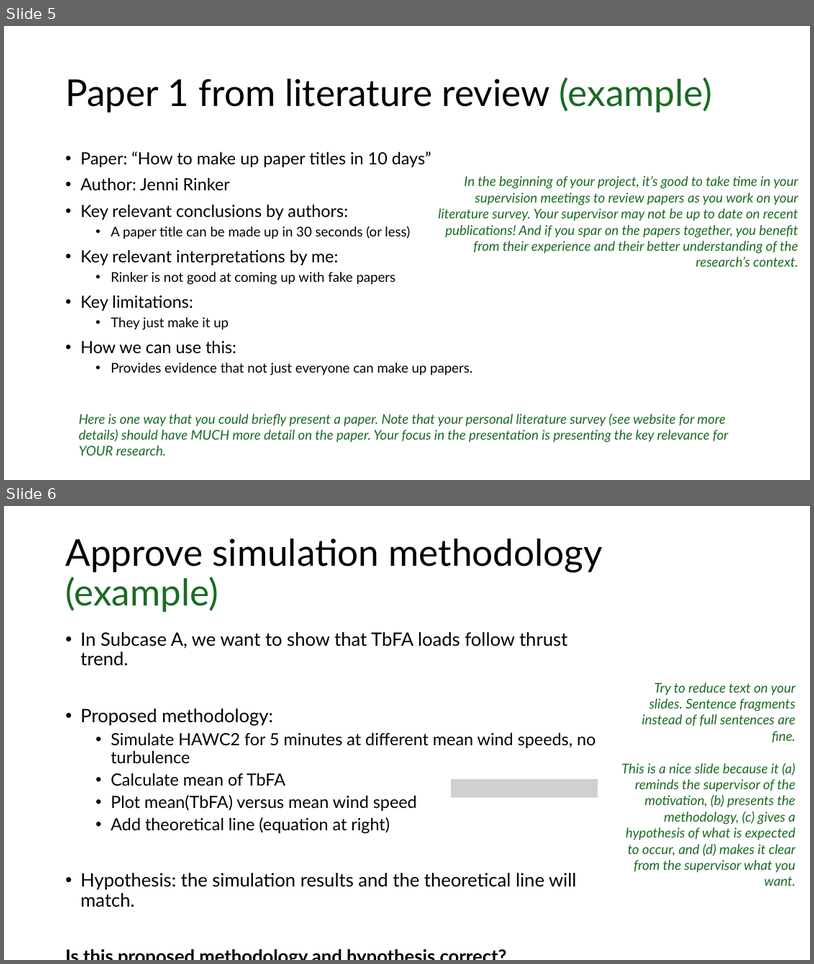
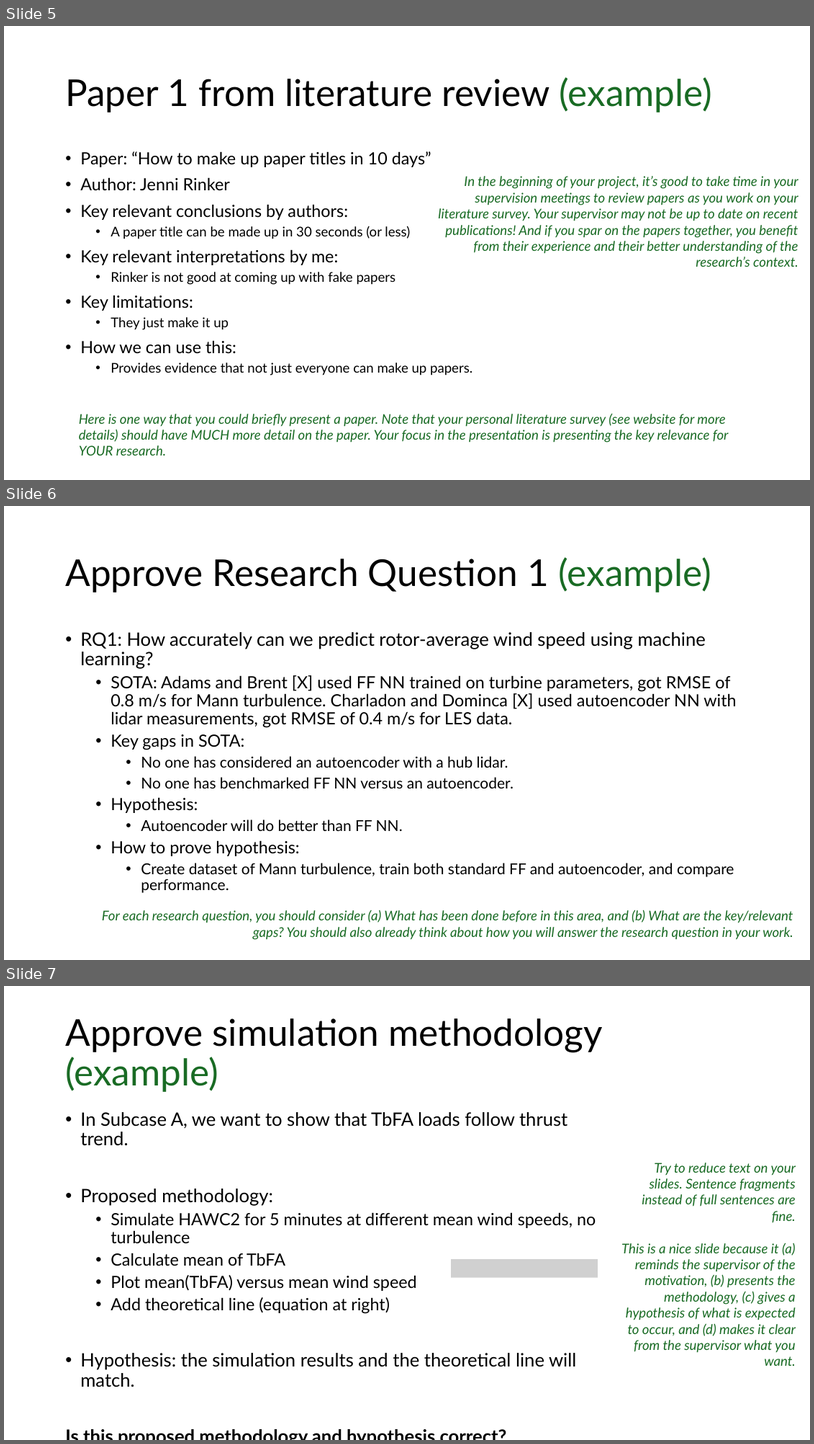
Before and after one commit to jennirinker/projects-with-jenni, a slide deck: docs/source/_static/YYYY.MM.DD_NAME_weekly.pptx. Shown one above the other, each under a label of ours: slides 5 and 6 before the commit, slides 5, 6 and 7 after it. The pictures are 814x964 and 814x1444 pixels, drawn with LibreOffice and Linux fonts; fonts in the diff are those of the drawing; grey boxes stand for pictures. Boxes give left, top, right and bottom in pixels: in the first picture for what was removed or moved away, otherwise in the second. Text is boxed around its words. In the diff, an @@ line names an element or a change of style, - is before the commit and + after.

```diff
--- a/docs/source/_static/YYYY.MM.DD_NAME_weekly.pptx
+++ b/docs/source/_static/YYYY.MM.DD_NAME_weekly.pptx
@@ slide 6 added at (4,506,810,960), background #FFFFFF @@
@@ title added at (65,557,712,592), 44 pt, text #000000 @@
+Approve Research Question 1 (example)
@@ text added at (80,632,736,893), 20 pt, text #000000 @@
+• RQ1: How accurately can we predict rotor-average wind speed using machine learning?
+  • SOTA: Adams and Brent [X] used FF NN trained on turbine parameters, got RMSE of 0.8 m/s for Mann turbulence. Charladon and Dominca [X] used autoencoder NN with lidar measurements, got RMSE of 0.4 m/s for LES data.
+  • Key gaps in SOTA:
+    • No one has considered an autoencoder with a hub lidar.
+    • No one has benchmarked FF NN versus an autoencoder.
+  • Hypothesis:
+    • Autoencoder will do better than FF NN.
+  • How to prove hypothesis:
+    • Create dataset of Mann turbulence, train both standard FF and autoencoder, and compare performance.
@@ text added at (102,909,794,939), 16 pt, text #196B24, italic @@
+For each research question, you should consider (a) What has been done before in this area, and (b) What are the key/relevant gaps? You should also already think about how you will answer the research question in your work.
@@ what was slide 6 is now slide 7 @@
```
Also in this commit, not shown: 14 other files.
